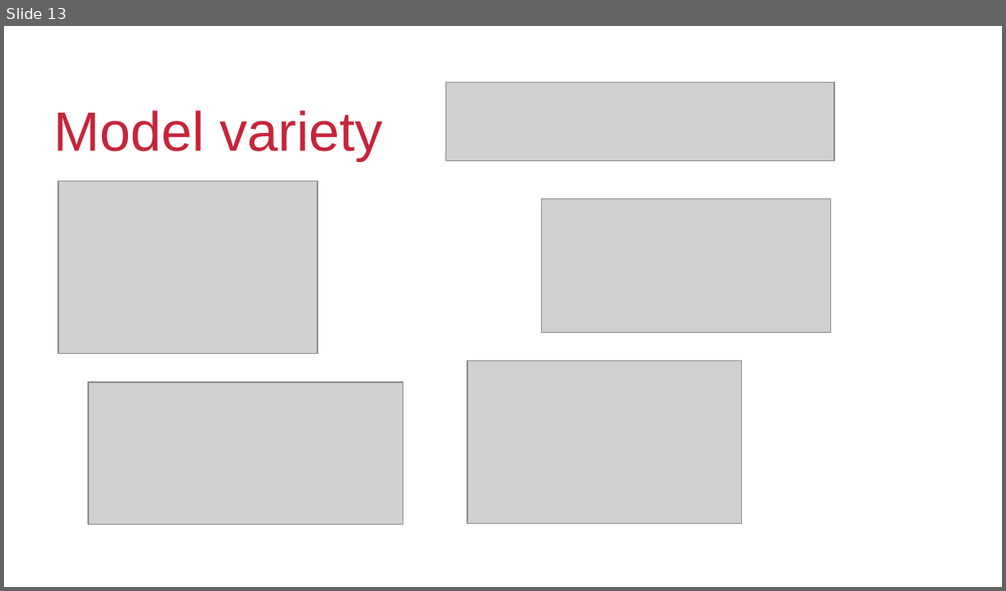
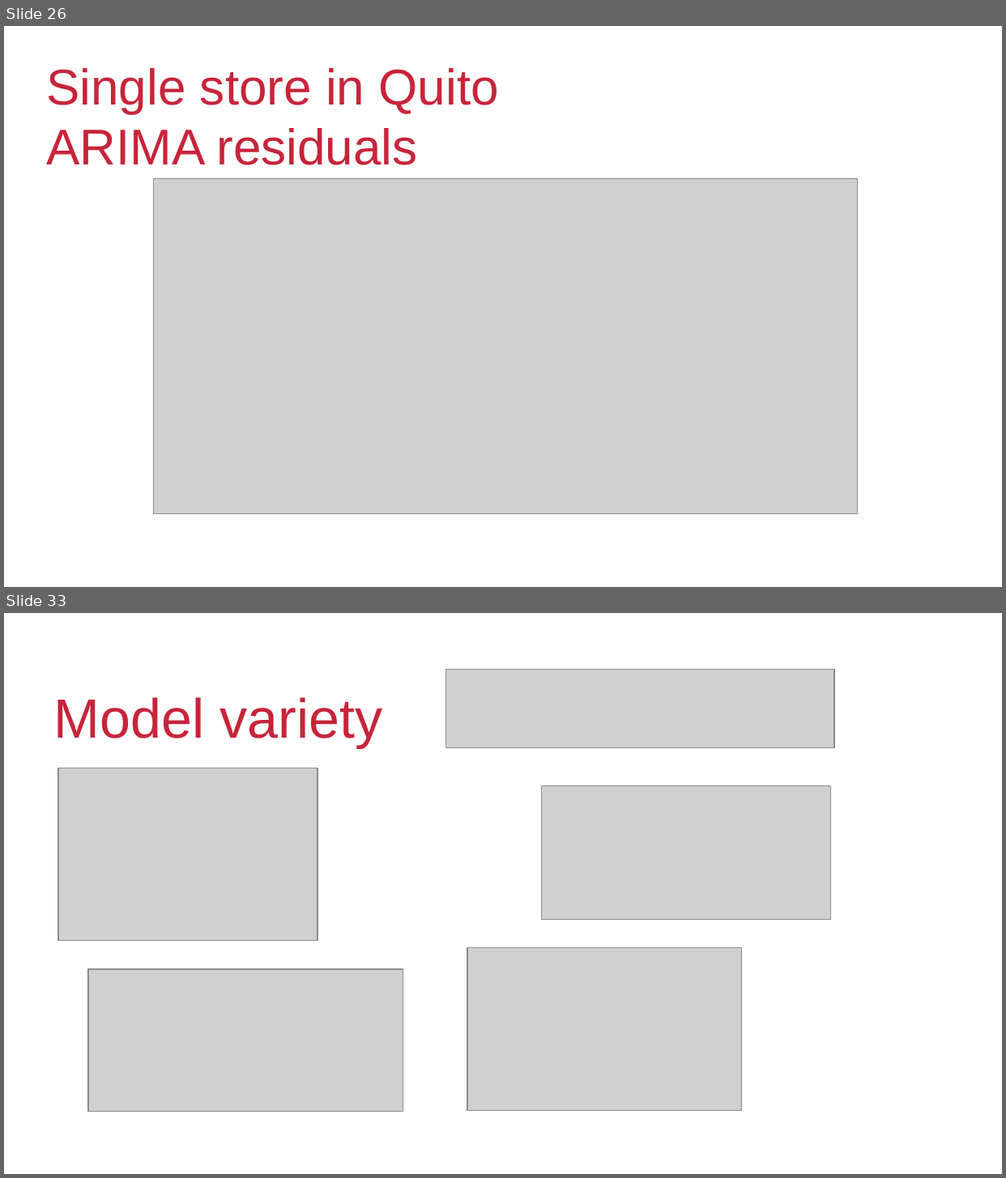
Before and after one commit to kalyanb29/Corporation-Favorita, a slide deck: Analytics.pptx. Shown one above the other, each under a label of ours: slide 13 before the commit, slides 26 and 33 after it; the slides between them are not shown. The pictures are 1006x591 and 1006x1178 pixels, drawn with LibreOffice and Linux fonts; fonts in the diff are those of the drawing; grey boxes stand for pictures; background and template pictures are left out. Boxes give left, top, right and bottom in pixels: in the first picture for what was removed or moved away, otherwise in the second. Text is boxed around its words. In the diff, an @@ line names an element or a change of style, - is before the commit and + after.

```diff
--- a/Analytics.pptx
+++ b/Analytics.pptx
@@ slide 26 added at box(4, 26, 1002, 587), background #FFFFFF; not listed: 1 template element that a slide beside it also shows @@
@@ text added at box(46, 68, 499, 165), 40 pt, text #C7243A @@
+Single store in Quito
+ARIMA residuals
@@ picture added at box(153, 178, 857, 514) @@
@@ what was slide 13 is now slide 33 @@
```
Also in this commit, not shown: 2 slides changed, 23 other slides added, 4 slides removed.
